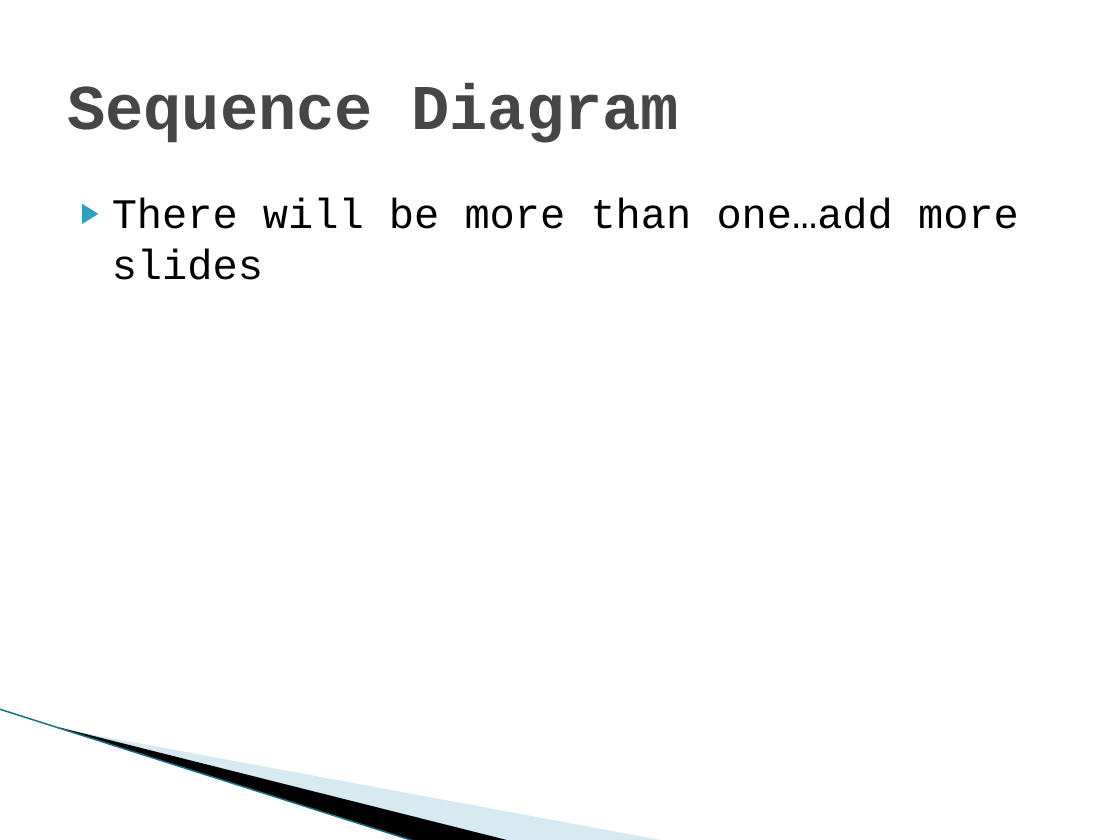
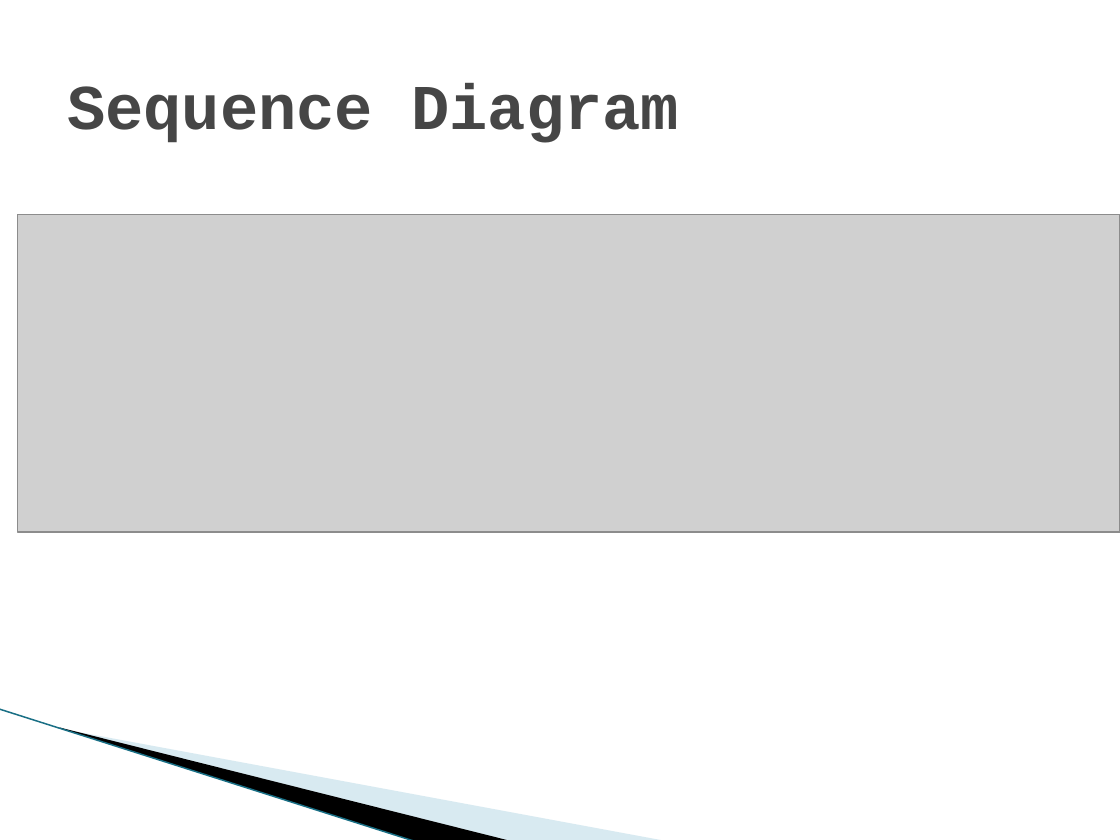
Before and after one commit to satpreetsingh/183project, a slide deck: slide 10 of Documentation/Architecture/NoteShare System Architecture.pptx (slide 7 before the commit). Drawn at 1120x840 pixels with LibreOffice and Linux fonts; fonts in the diff are those of the drawing; grey boxes stand for pictures; background and template pictures are left out. Boxes give left, top, right and bottom in pixels: in the first picture for what was removed or moved away, otherwise in the second. Text is boxed around its words. In the diff, an @@ line names an element or a change of style, - is before the commit and + after.

Commit message:
Updated with images and discriptions

```diff
--- a/Documentation/Architecture/NoteShare System Architecture.pptx
+++ b/Documentation/Architecture/NoteShare System Architecture.pptx
@@ text removed at bbox=[112, 198, 1019, 229] @@
-▶ There will be more than one…add more slides
@@ picture added at bbox=[18, 215, 1120, 532] @@
```
Also in this commit, not shown: 4 other slides changed, 4 slides added, 1 slide removed.
